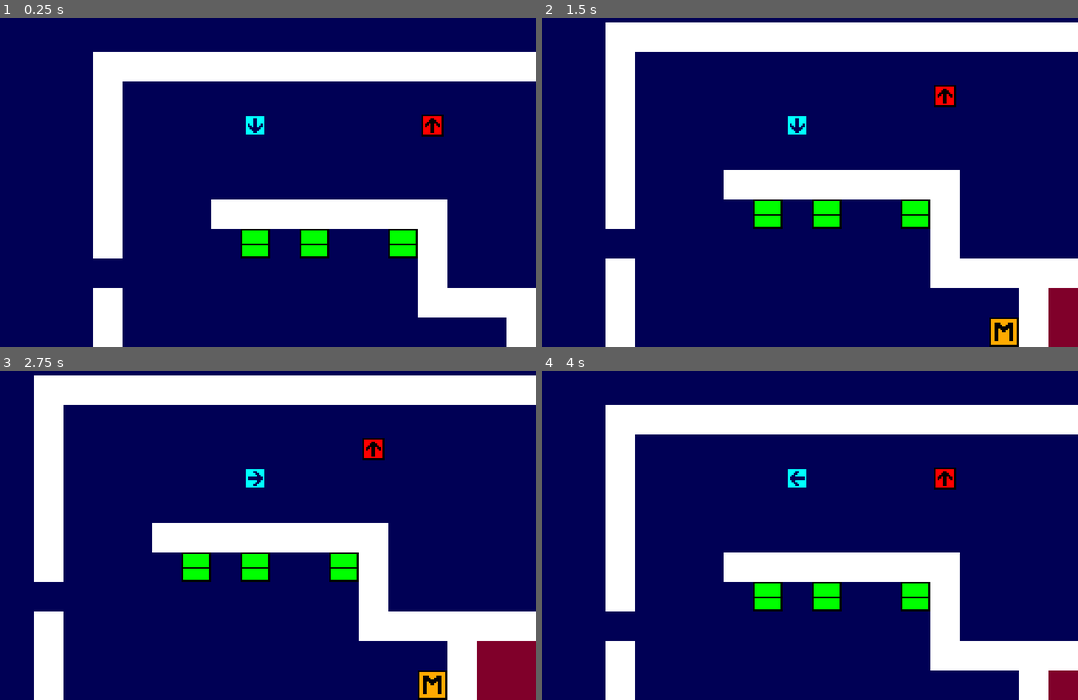
Above: before the commit, frames 1-4 (two rows, left to right).
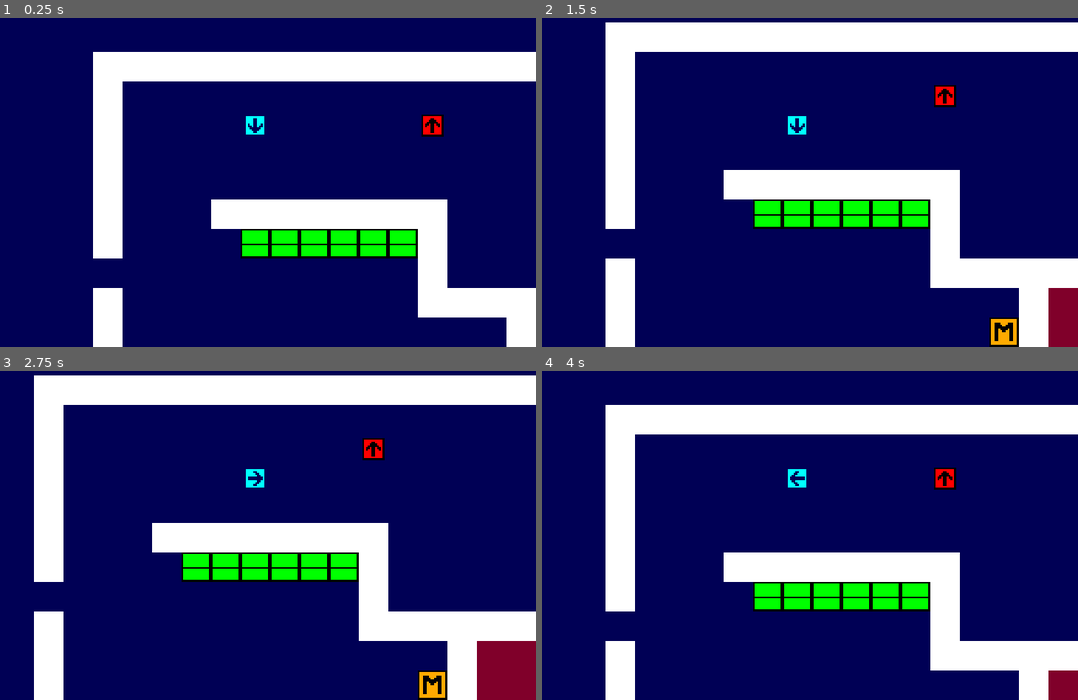
Above: after the commit, the same moments.

Repository: BeamBrain1/Morphose
Game: Godot game, scene res://Scenes/Global/root.tscn
Same seed, same stepped clock (60 frames per second), same inputs: the game is played once before the commit and once after it.
Inputs (mouse positions are in pixels of both pictures, inside the frame that each line leads up to):
- Up to frame 1 (0.25 s): no input
- Up to frame 2 (1.5 s): tap Enter (overworld_interact) at 0.5, 1.35 s; move the mouse to (911, 103) at 0.52 s; hold Right (right) 0.53-1.28 s; click (911, 103) at 0.6 s; tap Space at 1.25 s; move the mouse to (665, 146) at 1.27 s; hold Down (down) from 1.28 s (still down)
- Up to frame 3 (2.75 s): click (123, 499) at 1.55 s; tap Enter (overworld_interact) at 2 s; move the mouse to (300, 380) at 2.02 s; release Down (down) at 2.03 s; hold Right (right) from 2.03 s (still down); click (300, 380) at 2.1 s
- Up to frame 4 (4 s): tap Space at 2.75 s; move the mouse to (751, 568) at 2.77 s; release Right (right) at 2.78 s; hold Up (up) 2.78-3.53 s; click (751, 568) at 2.85 s; tap Enter (overworld_interact) at 3.5, 3.6 s; move the mouse to (960, 545) at 3.52 s; hold Left (left) from 3.53 s (still down); click (960, 545) at 3.8 s

The runs differ from the first frame. In frame 1, 1.5% of the frame differs, in the area x 50-73%, y 64-74%; in frame 2, 1.5%; in frame 3, 1.5%; in frame 4, 1.5%.

Commit message:
Daily backup

Diff:
--- a/Scenes/Battle/UI/battle_blueprint_selector.gd
+++ b/Scenes/Battle/UI/battle_blueprint_selector.gd
@@ -20,6 +20,7 @@
 	num_rows = ceili(blueprints.size()/BLUEPRINTS_PER_LINE) + 3		# Add 3 for cancel button
 	setSizeAndPosition()
 	$ButtonCancel.position.y = size.y - (ROW_HEIGHT_PX * 2)
+	blueprints.sort_custom(Blueprint.sortBlueprintsAscendingBattle)
 	for i in range(blueprints.size()):
 		var blueprint_button = BlueprintActionButton.instantiate()
 		add_child(blueprint_button)
--- a/Scenes/CharBuild/UI/CharBuildBlueprintSelector.gd
+++ b/Scenes/CharBuild/UI/CharBuildBlueprintSelector.gd
@@ -25,7 +25,7 @@
 	for blueprint in blueprint_list_in:
 		if not blueprint.isInList(blueprint_list) and not blueprint.isInList(party_member.getAllBlueprints()) and party_member.blueprintIsCompatible(blueprint):
 			blueprint_list.append(blueprint)
-	blueprint_list.sort_custom(Blueprint.sortBlueprintsAscending)
+	blueprint_list.sort_custom(Blueprint.sortBlueprintsAscendingCharBuild)
 	current_page = 0
 	assigned_party_member = party_member
 	populateButtonList()
@@ -36,7 +36,7 @@
 	for blueprint in party_member.getAllBlueprints():
 		if not blueprint.isInList(blueprint_list):
 			blueprint_list.append(blueprint)
-	blueprint_list.sort_custom(Blueprint.sortBlueprintsAscending)
+	blueprint_list.sort_custom(Blueprint.sortBlueprintsAscendingCharBuild)
 	current_page = 0
 	assigned_party_member = party_member
 	populateButtonList()
--- a/Scenes/FileIO/BlueprintLoader.gd
+++ b/Scenes/FileIO/BlueprintLoader.gd
@@ -73,6 +73,9 @@
 	elif key_upper == "TIER":
 		blueprint.tier = int(value)
 		return
+	elif key_upper == "OVERRIDE_NAME":
+		blueprint.override_display_name = value
+		return
 	elif key_upper == "BIO_COST_TRACK":
 		blueprint.bio_cost_track = value.to_upper()
 		return
--- a/Scenes/Global/Constructs/Blueprint.gd
+++ b/Scenes/Global/Constructs/Blueprint.gd
@@ -3,6 +3,8 @@
 const NUM_NAME_CHARS: int = 10			# Pad name to this size, including generation
 
 var base_display_name: String = "[NO DATA]"
+var override_display_name: String = ""
+
 var tier: int = 1						# Higher tiers are stronger versions of same abilities
 										# Higher tiers of attack/passive abilities also give access
 										#	to their lower-tier versions
@@ -56,12 +58,16 @@
 }
 
 func getDialogDisplayName() -> String:
+	if override_display_name != "":
+		return override_display_name
 	if tier == 1:
 		return base_display_name
 	return base_display_name + " " + str(tier)
 
 
 func getMenuDisplayName() -> String:
+	if override_display_name != "":
+		return " " + override_display_name.rpad(NUM_NAME_CHARS)
 	if tier == 1:
 		return " " + base_display_name.rpad(NUM_NAME_CHARS)
 	return " " + base_display_name.rpad(NUM_NAME_CHARS - 1) + str(tier)
@@ -126,17 +132,19 @@
 	return false
 
 
-static func getBlueprintFromGlobalList(name_in: String, tier_in: int):
+static func getBlueprintFromGlobalList(name_in: String, tier_in: int) -> Blueprint:
 	return getBlueprintFromList(GlobalProgramData.all_blueprints, name_in, tier_in)
 
 
 static func getDialogDisplayNameFromParameters(name_in: String, tier_in: int) -> String:
-	if tier_in == 1:
-		return name_in
-	return name_in + " " + str(tier_in)
-
-
-static func sortBlueprintsAscending(a, b):
+	return getBlueprintFromGlobalList(name_in, tier_in).getDialogDisplayName()
+
+
+static func sortBlueprintsAscendingBattle(a: Blueprint, b: Blueprint):
+	return sortBlueprintsAscendingCharBuild(a, b)
+
+
+static func sortBlueprintsAscendingCharBuild(a: Blueprint, b: Blueprint):
 	if a.base_display_name < b.base_display_name:
 		return true
 	elif a.base_display_name == b.base_display_name:
@@ -144,7 +152,7 @@
 	return false
 
 
-static func sortBlueprintsDescending(a, b):
+static func sortBlueprintsDescending(a: Blueprint, b: Blueprint):
 	if a.base_display_name > b.base_display_name:
 		return true
 	elif a.base_display_name == b.base_display_name:
--- a/Scenes/Global/Constructs/Morphose.gd
+++ b/Scenes/Global/Constructs/Morphose.gd
@@ -27,13 +27,10 @@
 func installBlueprint(blueprint) -> void:
 	if blueprint is BlueprintAttack:
 		blueprints_attack.append(blueprint)
-		blueprints_attack.sort_custom(Blueprint.sortBlueprintsAscending)
 	elif blueprint is BlueprintSupport:
 		blueprints_support.append(blueprint)
-		blueprints_support.sort_custom(Blueprint.sortBlueprintsAscending)
 	elif blueprint is BlueprintPassive:
 		blueprints_passive.append(blueprint)
-		blueprints_passive.sort_custom(Blueprint.sortBlueprintsAscending)
 	else:
 		push_error("Attempted to give Morphose " + name + " unrecognized blueprint")
 
--- a/Scenes/Global/Constructs/PartyMember.gd
+++ b/Scenes/Global/Constructs/PartyMember.gd
@@ -224,7 +224,6 @@
 		blueprint_list = blueprints_passive
 
 	blueprint_list.append(blueprint)
-	blueprint_list.sort_custom(Blueprint.sortBlueprintsAscending)
 
 	if not free:
 		bio_energy -= blueprint.getBioEnergyCost()
--- a/Scenes/Overworld/Maps/TestMap1.tscn
+++ b/Scenes/Overworld/Maps/TestMap1.tscn
@@ -58,14 +58,29 @@
 blueprint_tier = 1
 
 [node name="BlueprintContainer2" parent="ActiveObjects" unique_id=596404887 instance=ExtResource("3_fvegh")]
-position = Vector2(112, 96)
+position = Vector2(96, 96)
 blueprint_name = "Claw"
 blueprint_tier = 2
 
 [node name="BlueprintContainer3" parent="ActiveObjects" unique_id=270748362 instance=ExtResource("3_fvegh")]
+position = Vector2(112, 96)
+blueprint_name = "Claw"
+blueprint_tier = 3
+
+[node name="BlueprintContainer4" parent="ActiveObjects" unique_id=1571225975 instance=ExtResource("3_fvegh")]
+position = Vector2(128, 96)
+blueprint_name = "Laser"
+blueprint_tier = 1
+
+[node name="BlueprintContainer5" parent="ActiveObjects" unique_id=671898421 instance=ExtResource("3_fvegh")]
+position = Vector2(144, 96)
+blueprint_name = "Laser"
+blueprint_tier = 2
+
+[node name="BlueprintContainer6" parent="ActiveObjects" unique_id=1022838264 instance=ExtResource("3_fvegh")]
 position = Vector2(160, 96)
 blueprint_name = "Laser"
-blueprint_tier = 1
+blueprint_tier = 3
 
 [node name="ModificationStation" parent="ActiveObjects" unique_id=1734361512 instance=ExtResource("4_fvegh")]
 position = Vector2(208, 160)
Not shown, changed: blueprints.dat
